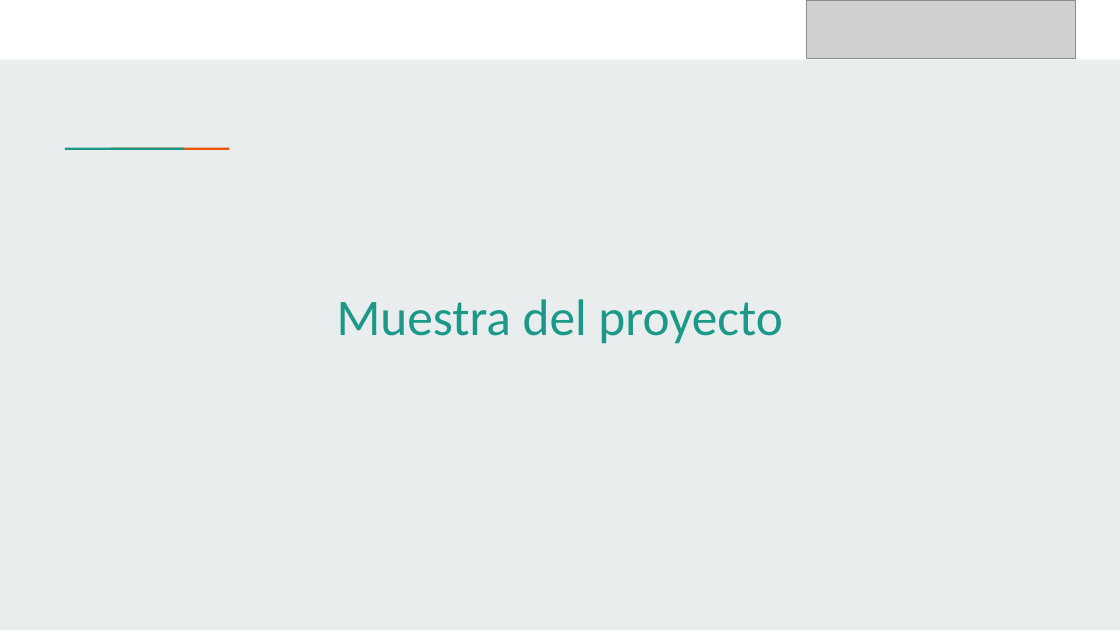
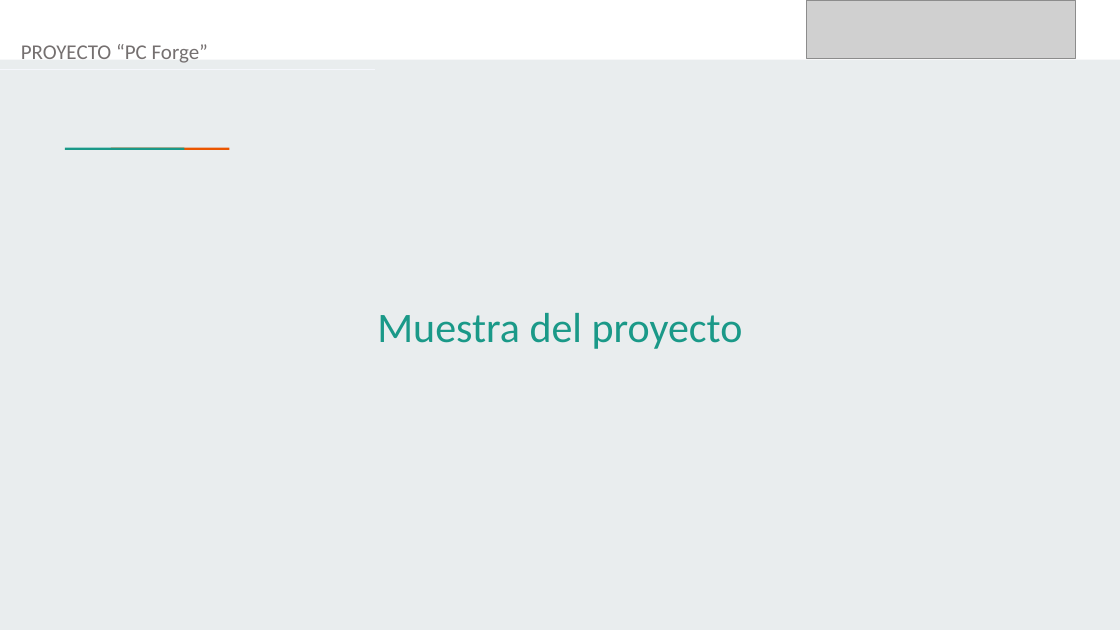
Before and after one commit to Afix42/Capstone, a slide deck: slide 14 of Fase 3/Evidencias Grupales/Presentación Final del proyecto (Español).pptx. Drawn at 1120x630 pixels with LibreOffice and Linux fonts; fonts in the diff are those of the drawing; grey boxes stand for pictures. Boxes give left, top, right and bottom in pixels: in the first picture for what was removed or moved away, otherwise in the second. Text is boxed around its words. In the diff, an @@ line names an element or a change of style, - is before the commit and + after.

```diff
--- a/Fase 3/Evidencias Grupales/Presentación Final del proyecto (Español).pptx
+++ b/Fase 3/Evidencias Grupales/Presentación Final del proyecto (Español).pptx
@@ text added at bbox=[21, 44, 208, 63], 18 pt, text #757070 @@
+PROYECTO “PC Forge”
@@ text "Muestra del proyecto": place and size @@
-text "Muestra del proyecto" at bbox=[337, 299, 782, 344]
+text "Muestra del proyecto" at bbox=[377, 313, 743, 349]
@@ text "Muestra del proyecto" at bbox=[377, 313, 743, 349]: size 44 to 36 pt @@
```
Also in this commit, not shown: 4 other slides changed, 2 slides added, 1 other file.
